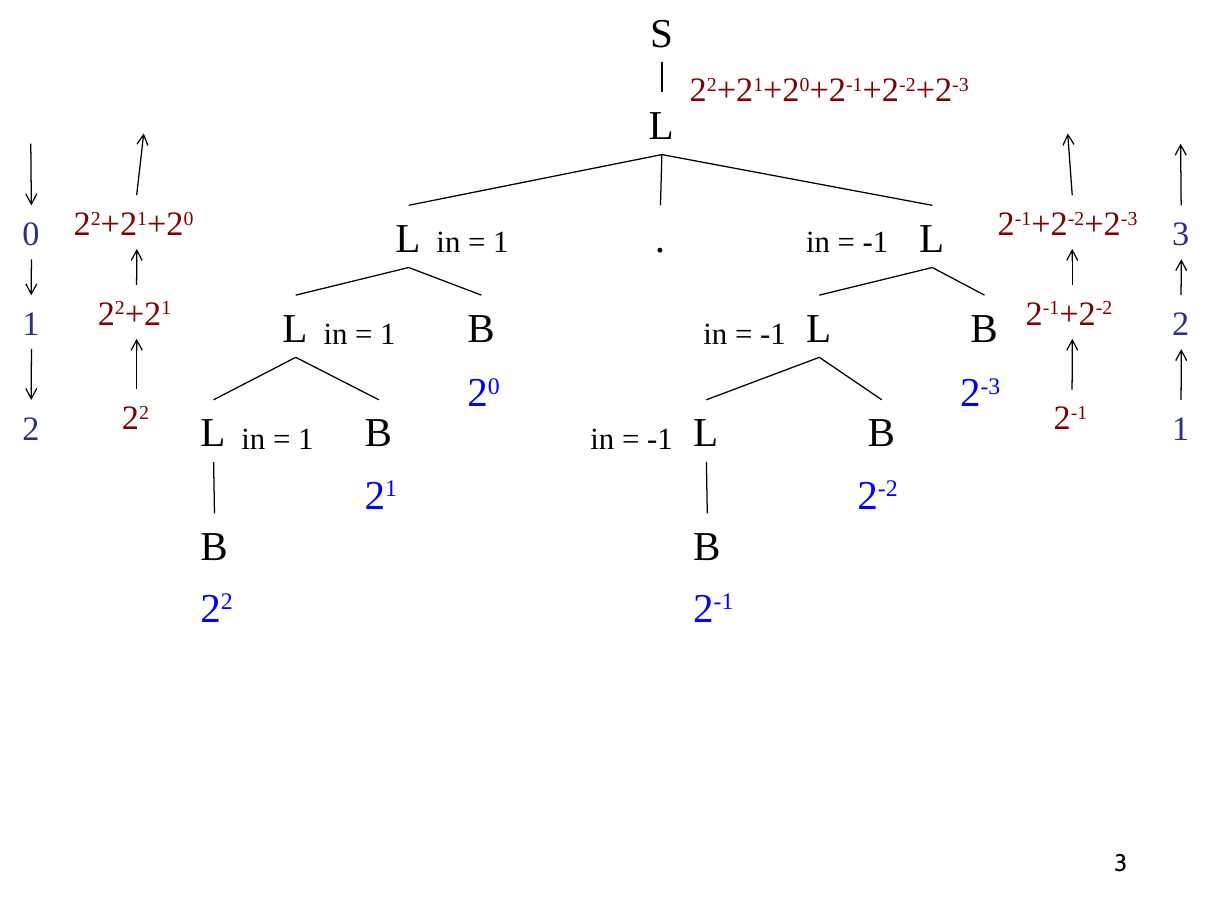
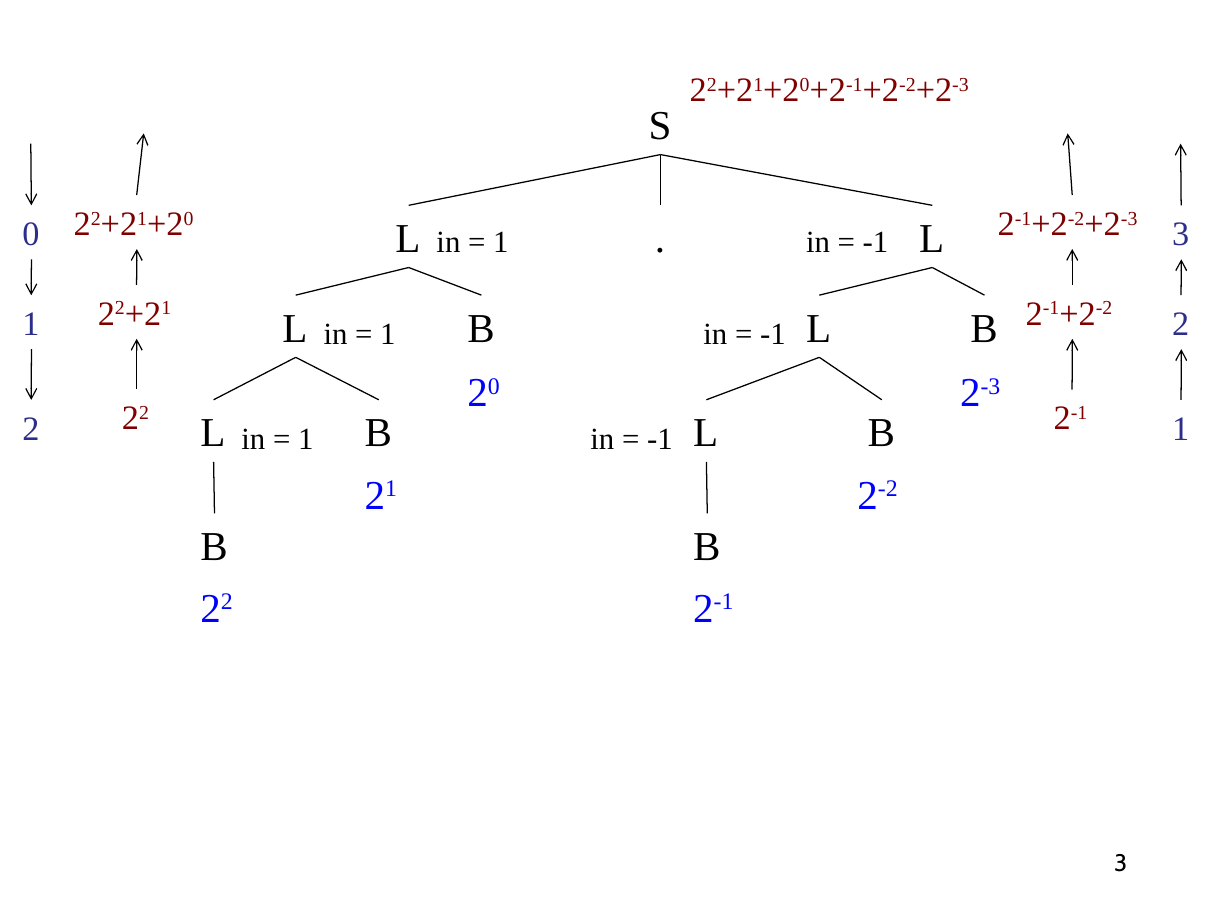
Before and after one commit to anoopsarkar/compilers-class, a slide deck: slide 3 of assets/ppt/parsing/fracbits.pptx. Drawn at 1232x924 pixels with LibreOffice and Linux fonts; fonts in the diff are those of the drawing. Boxes give left, top, right and bottom in pixels: in the first picture for what was removed or moved away, otherwise in the second. Text is boxed around its words. In the diff, an @@ line names an element or a change of style, - is before the commit and + after.

```diff
--- a/assets/ppt/parsing/fracbits.pptx
+++ b/assets/ppt/parsing/fracbits.pptx
@@ line removed from (662, 62) to (662, 92) @@
@@ text "S": place and size @@
-text "S" at [650, 19, 673, 48]
+text "S" at [649, 111, 672, 140]
@@ text removed at [649, 112, 674, 139] @@
-L
```
Also in this commit, not shown: 2 other slides changed, 7 other files.
